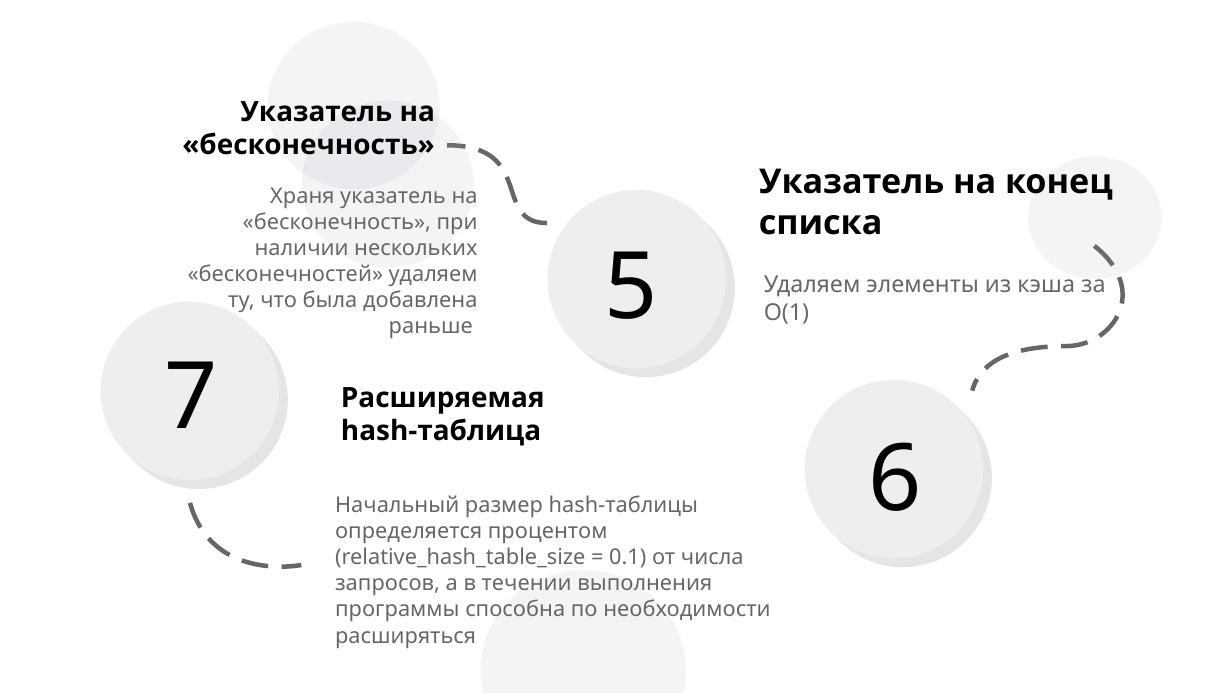
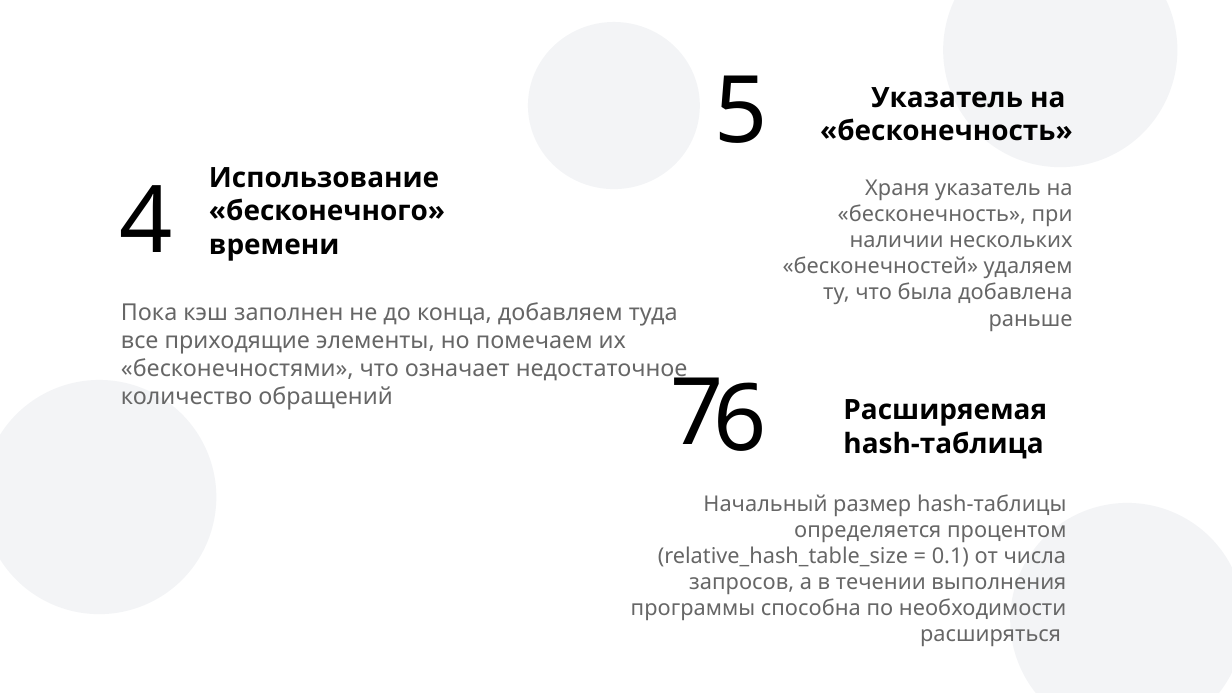
Before and after one commit to andreyStrachuk/LRU-K, a slide deck: slide 26 of Theory/Презентация LRU-K.pptx. Drawn at 1232x693 pixels with LibreOffice and Linux fonts; fonts in the diff are those of the drawing; background and template pictures are left out. Boxes give left, top, right and bottom in pixels: in the first picture for what was removed or moved away, otherwise in the second. Text is boxed around its words. In the diff, an @@ line names an element or a change of style, - is before the commit and + after.

Commit message:
make some changes

```diff
--- a/Theory/Презентация LRU-K.pptx
+++ b/Theory/Презентация LRU-K.pptx
@@ ellipse: place and size @@
-ellipse at [267,22,439,190]
+ellipse at [528,22,700,190]
@@ ellipse added at [944,0,1178,168], fill #8D99AE at 10% opacity @@
@@ text "5": place and size @@
-text "5" at [605,251,658,319]
+text "5" at [715,75,768,143]
@@ text "Указатель на «бесконечность»": place and size @@
-text "Указатель на «бесконечность»" at [182,101,435,155]
+text "Указатель на «бесконечность»" at [820,87,1073,141]
@@ ellipse removed at [302,101,474,268] @@
@@ freeform shape removed at [447,145,548,224] @@
@@ text added at [209,167,445,261], 18 pt, text #000000, bold @@
+Использование
+«бесконечного»
+времени
@@ text "Храня указатель на «бесконечность», при ...": place and size @@
-text "Храня указатель на «бесконечность», при ..." at [188,187,478,338]
+text "Храня указатель на «бесконечность», при ..." at [783,179,1073,331]
@@ text removed at [759,168,1113,235] @@
-Указатель на конец списка
@@ ellipse removed at [1029,157,1163,279] @@
@@ text added at [119,185,172,252], 60 pt, text #000000 @@
+4
@@ ellipse removed at [548,190,727,369] @@
@@ freeform shape removed at [973,246,1152,391] @@
@@ text removed at [764,275,1105,324] @@
-Удаляем элементы из кэша за О(1)
@@ ellipse removed at [101,302,279,481] @@
@@ text added at [121,302,688,410], 15 pt, text #666666 @@
+Пока кэш заполнен не до конца, добавляем туда все приходящие элементы, но помечаем их «бесконечностями», что означает недостаточное количество обращений
@@ text "7" rewrapped from [165,361,218,428] to [671,363,724,444] @@
@@ text "6" rewrapped from [869,442,922,511] to [713,377,766,451] @@
@@ ellipse added at [0,380,217,615], fill #8D99AE at 10% opacity @@
@@ ellipse removed at [805,380,984,559] @@
@@ text "Расширяемая hash-таблица": place and size @@
-text "Расширяемая hash-таблица" at [341,387,545,446]
+text "Расширяемая hash-таблица" at [843,399,1047,459]
@@ freeform shape removed at [190,503,302,584] @@
@@ text "Начальный размер hash-таблицы определяется процентом ...": place and size @@
-text "Начальный размер hash-таблицы определяется процентом ..." at [335,495,770,648]
+text "Начальный размер hash-таблицы определяется процентом ..." at [631,494,1067,646]
@@ text "Начальный размер hash-таблицы определяется процентом ..." at [631,494,1067,646]: alignment left to right @@
@@ ellipse: place and size @@
-ellipse at [481,570,686,693]
+ellipse at [1011,503,1232,693]
```
Also in this commit, not shown: 29 other slides changed.
